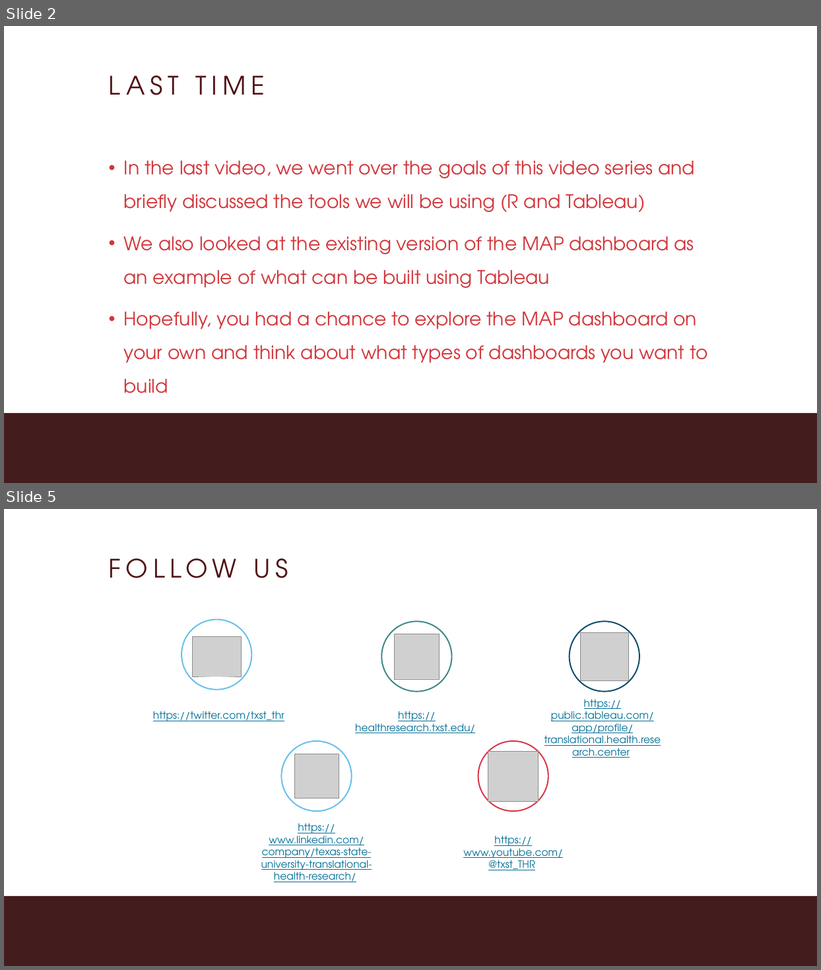
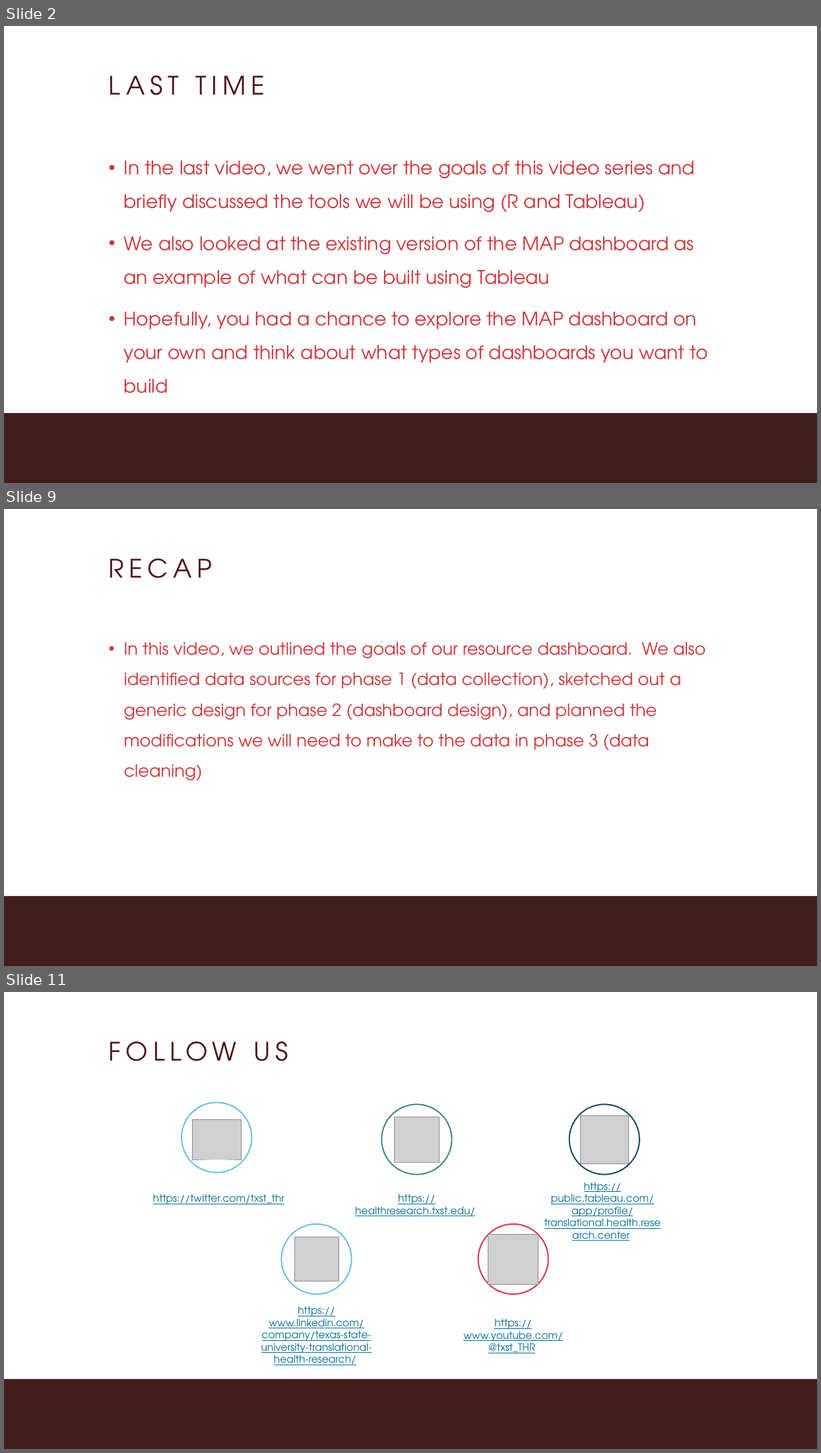
Before and after one commit to MariaElise-T/MH_Dashboard_Tutorial, a slide deck: Formatted Slides/Module0_Video2.pptx. Shown one above the other, each under a label of ours: slides 2 and 5 before the commit, slides 2, 9 and 11 after it; the slides between them are not shown. The pictures are 821x970 and 821x1453 pixels, drawn with LibreOffice and Linux fonts; fonts in the diff are those of the drawing; grey boxes stand for pictures; background and template pictures are left out. Boxes give left, top, right and bottom in pixels: in the first picture for what was removed or moved away, otherwise in the second. Text is boxed around its words. In the diff, an @@ line names an element or a change of style, - is before the commit and + after.

```diff
--- a/Formatted Slides/Module0_Video2.pptx
+++ b/Formatted Slides/Module0_Video2.pptx
@@ slide 9 added at (x1=4, y1=509, x2=817, y2=966), background #FFFFFF; not listed: 1 template element that a slide beside it also shows @@
@@ title added at (x1=109, y1=559, x2=212, y2=578), 60 pt, text #501214 @@
+RECAP
@@ text added at (x1=124, y1=642, x2=706, y2=781), 40 pt, text #D2353A @@
+• In this video, we outlined the goals of our resource dashboard. We also identified data sources for phase 1 (data collection), sketched out a generic design for phase 2 (dashboard design), and planned the modifications we will need to make to the data in phase 3 (data cleaning)
@@ what was slide 5 is now slide 11 @@
```
Also in this commit, not shown: 2 slides changed, 5 other slides added, 13 other files.
